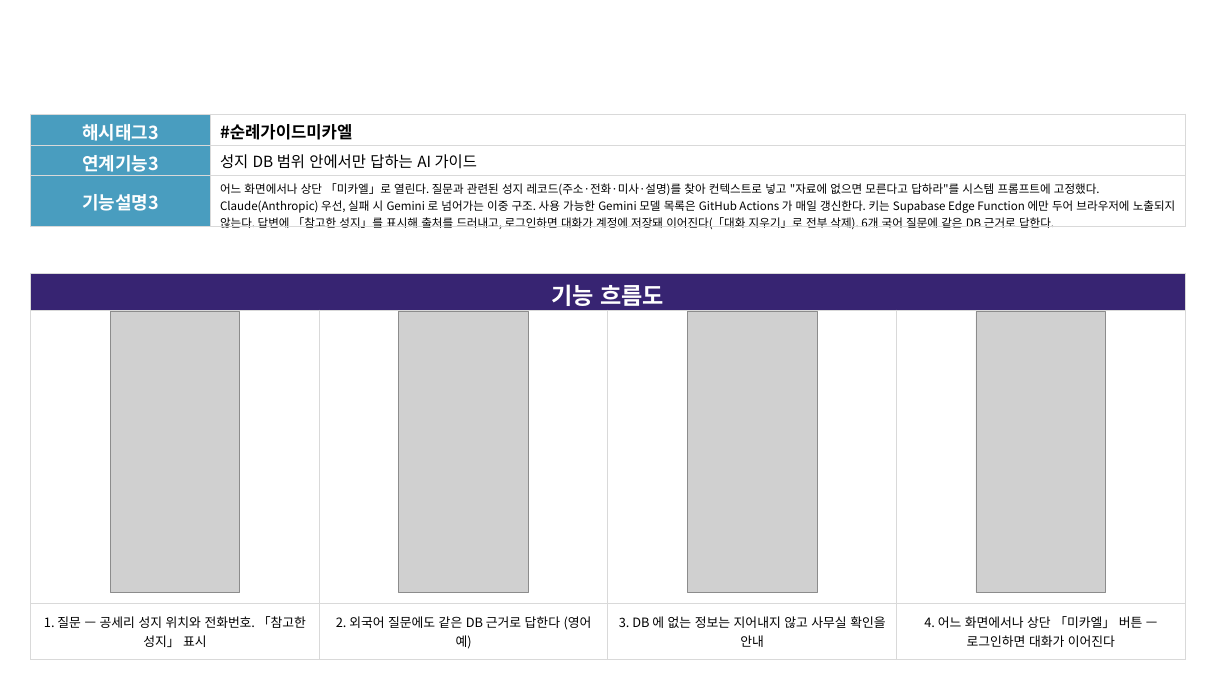
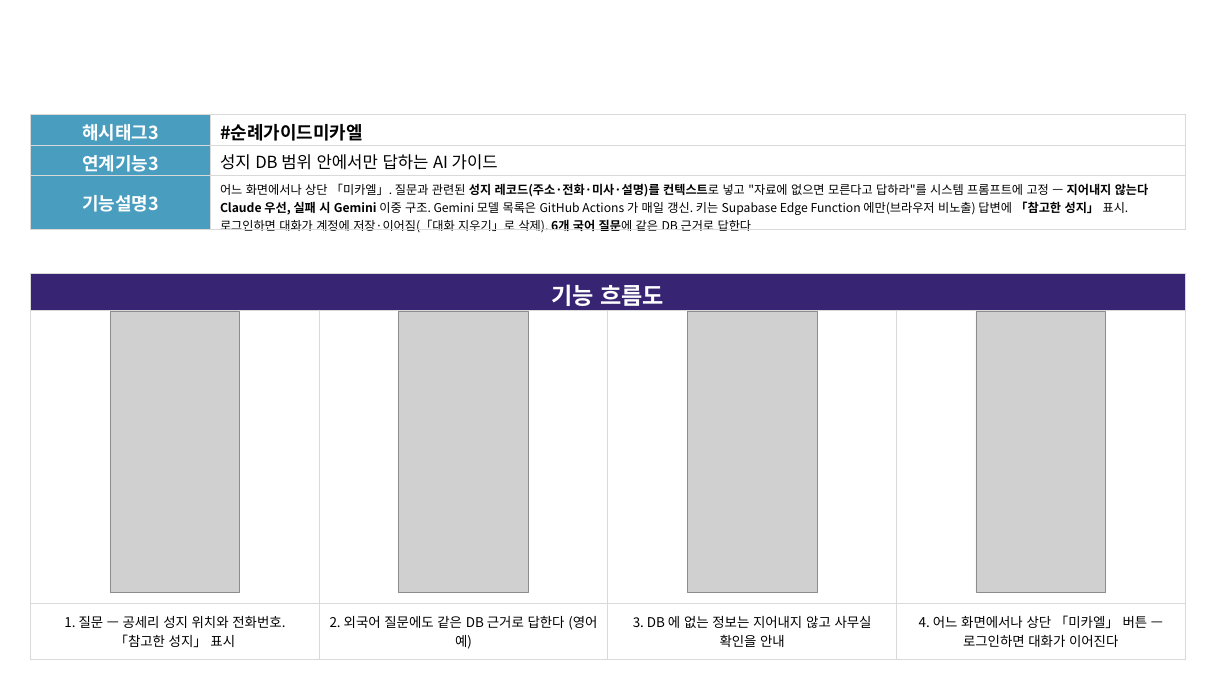
Before and after one commit to linkcontent7-huisun/visitholykorea, a slide deck: slide 7 of docs/10-product/공모전/원본-공모전제출/기능설명서_2026-09-21.pptx. Drawn at 1232x693 pixels with LibreOffice and Linux fonts; fonts in the diff are those of the drawing; grey boxes stand for pictures; background and template pictures are left out. Boxes give left, top, right and bottom in pixels: in the first picture for what was removed or moved away, otherwise in the second. Text is boxed around its words. In the diff, an @@ line names an element or a change of style, - is before the commit and + after.

```diff
--- a/docs/10-product/공모전/원본-공모전제출/기능설명서_2026-09-21.pptx
+++ b/docs/10-product/공모전/원본-공모전제출/기능설명서_2026-09-21.pptx
@@ table at box(30, 115, 1186, 253) @@
@@ row 3, column 2: "어느 화면에서나 상단 「미카엘」로 열린다. 질문과 관련된 성지 레코드(주소·전화·미사·설명)를 찾아 컨텍스트로 넣고 "자료에 없으면 모른다고 답하라"를 시스템 프롬프트에 고정했다. Claude(Anthropic) 우선, 실패 시 Gemini 로 넘어가는 이중 구조. 사용 가능한 Gemini 모델 목록은 GitHub Actions 가 매일 갱신한다. 키는 Supabase Edge Function 에만 두어 브라우저에 노출되지 않는다. 답변에 「참고한 성지」를 표시해 출처를 드러내고, 로그인하면 대화가 계정에 저장돼 이어진다(「대화 지우기」로 전부 삭제). 6개 국어 질문에 같은 DB 근거로 답한다." to "어느 화면에서나 상단 「미카엘」. 질문과 관련된 성지 레코드(주소·전화·미사·설명)를 컨텍스트로 넣고 "자료에 없으면 모른다고 답하라"를 시스템 프롬프트에 고정 — 지어내지 않는다 Claude 우선, 실패 시 Gemini 이중 구조. Gemini 모델 목록은 GitHub Actions 가 매일 갱신. 키는 Supabase Edge Function 에만(브라우저 비노출) 답변에 「참고한 성지」 표시. 로그인하면 대화가 계정에 저장·이어짐(「대화 지우기」로 삭제). 6개 국어 질문에 같은 DB 근거로 답한다" @@
@@ size 13 to 14 pt in "#순례가이드미카엘" @@
@@ size 12 to 13 pt in "성지 DB 범위 안에서만 답하는 AI 가이드" @@
@@ table at box(30, 274, 1184, 656) @@
@@ size 10 to 10.5 pt @@
```
Also in this commit, not shown: 9 other slides changed, 4 other files.
